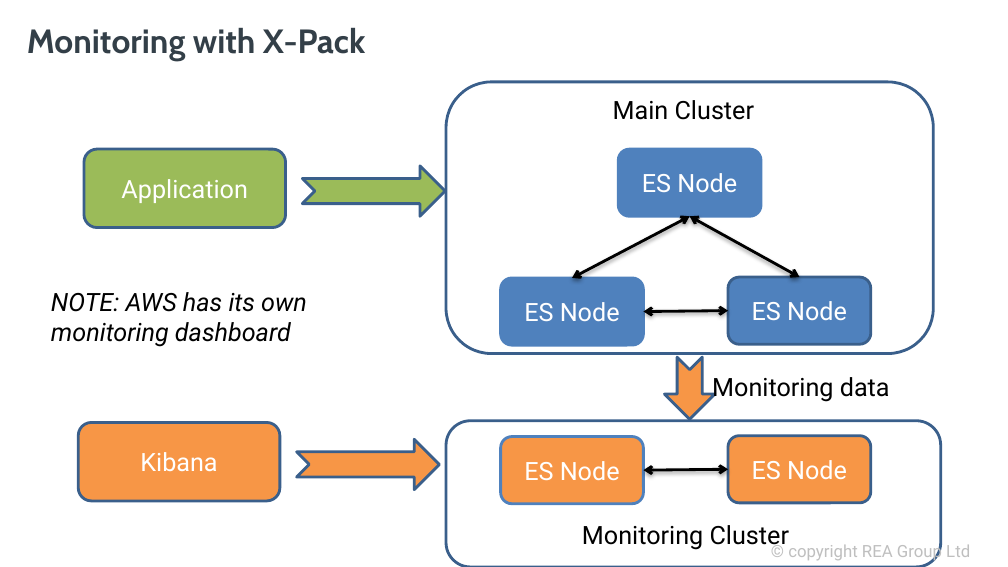
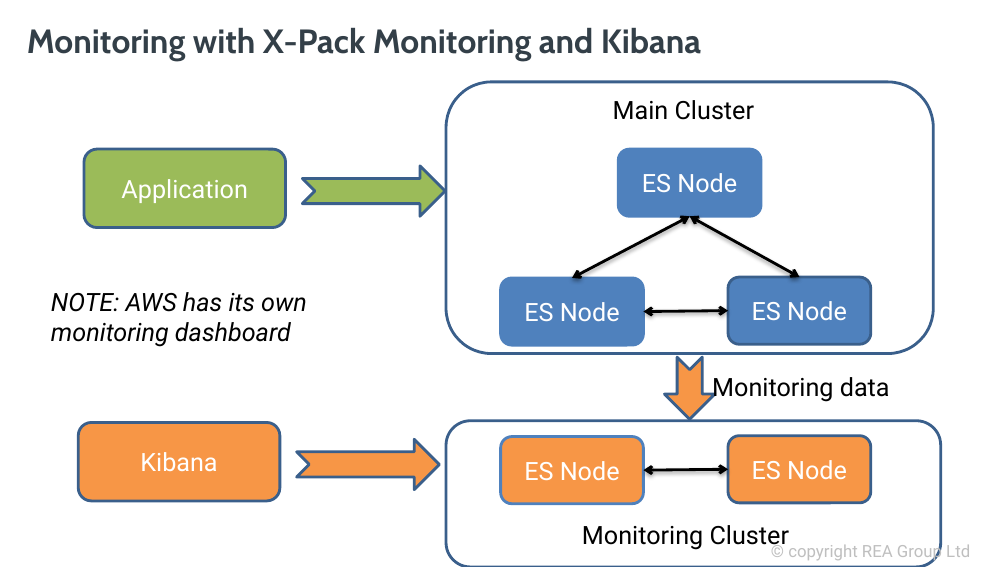
Before and after one commit to davidbkemp/advanced-elasticsearch-training, a slide deck: slide 19 of ElasticsearchOps.pptx (slide 21 before the commit). Drawn at 1008x567 pixels with LibreOffice and Linux fonts; fonts in the diff are those of the drawing; background and template pictures are left out. Boxes give left, top, right and bottom in pixels: in the first picture for what was removed or moved away, otherwise in the second. Text is boxed around its words. In the diff, an @@ line names an element or a change of style, - is before the commit and + after.

```diff
--- a/ElasticsearchOps.pptx
+++ b/ElasticsearchOps.pptx
@@ title at (27,27,701,61): text changed @@
-Monitoring with X-Pack
+Monitoring with X-Pack Monitoring and Kibana
```
Also in this commit, not shown: 7 other slides changed, 2 slides removed.
